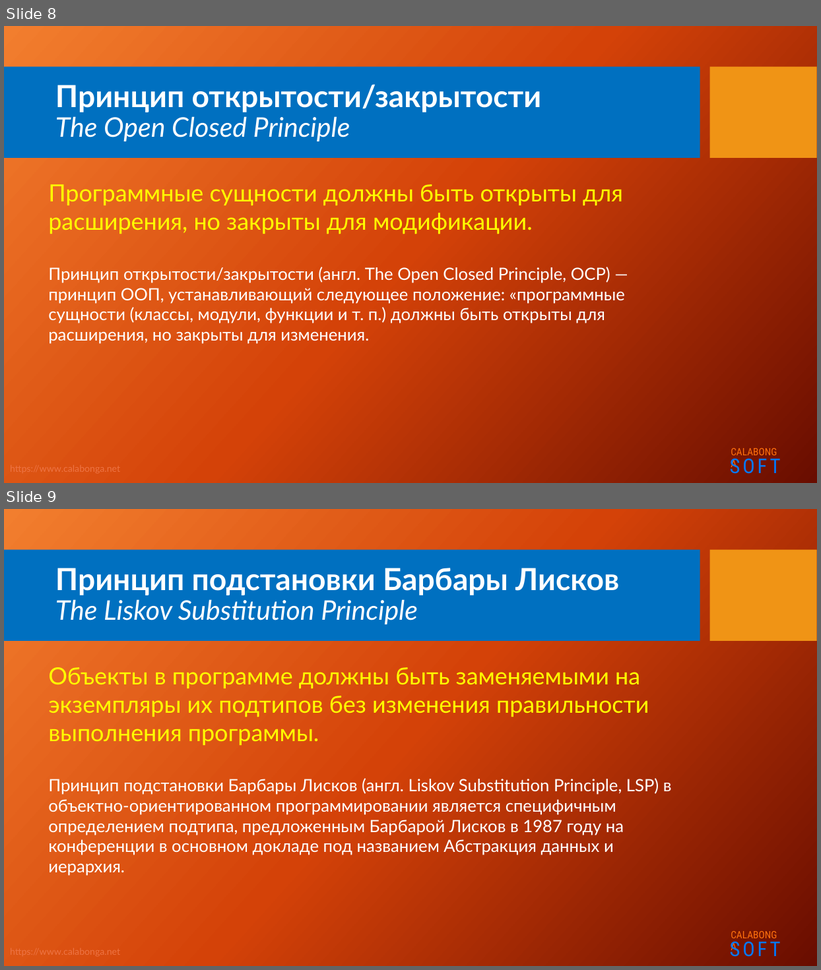
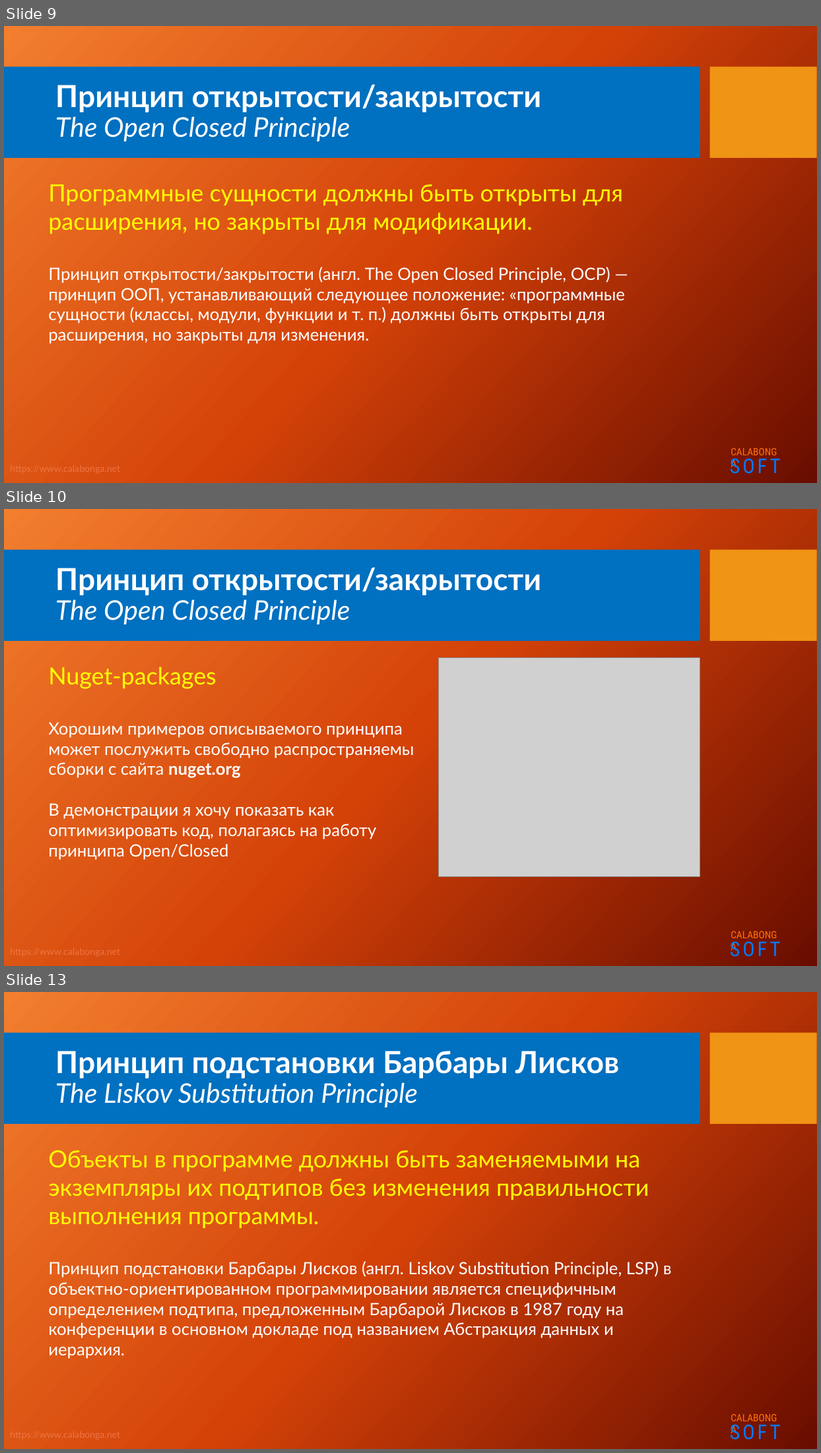
Before and after one commit to Calabonga/SOLID, a slide deck: Powerpoint/SOLID_S.pptx. Shown one above the other, each under a label of ours: slides 8 and 9 before the commit, slides 9, 10 and 13 after it; the slides between them are not shown. The pictures are 821x970 and 821x1453 pixels, drawn with LibreOffice and Linux fonts; fonts in the diff are those of the drawing; grey boxes stand for pictures; background and template pictures are left out. Boxes give left, top, right and bottom in pixels: in the first picture for what was removed or moved away, otherwise in the second. Text is boxed around its words. In the diff, an @@ line names an element or a change of style, - is before the commit and + after.

```diff
--- a/Powerpoint/SOLID_S.pptx
+++ b/Powerpoint/SOLID_S.pptx
@@ slide 10 added at box(4, 509, 817, 966), background picture (left out); not listed: 5 template elements that a slide beside it also shows @@
@@ title added at box(55, 567, 542, 625), 36 pt, text #FFFFFF, bold @@
+Принцип открытости/закрытости
+The Open Closed Principle
@@ text added at box(48, 667, 415, 860), 20 pt, text #FFFFFF @@
+Nuget-packages
+Хорошим примеров описываемого принципа может послужить свободно распространяемы сборки с сайта nuget.org
+В демонстрации я хочу показать как оптимизировать код, полагаясь на работу принципа Open/Closed
@@ picture added at box(439, 658, 700, 877) @@
@@ what was slide 8 is now slide 9 @@
@@ what was slide 9 is now slide 13 @@
```
Also in this commit, not shown: 3 other slides added, 12 other files.
